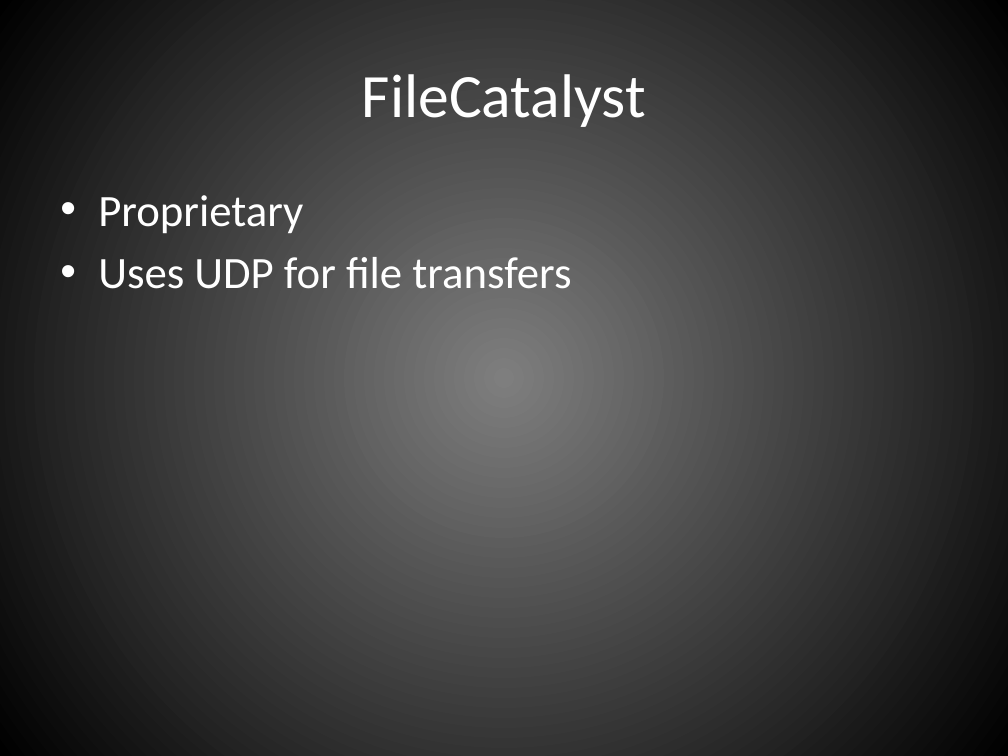
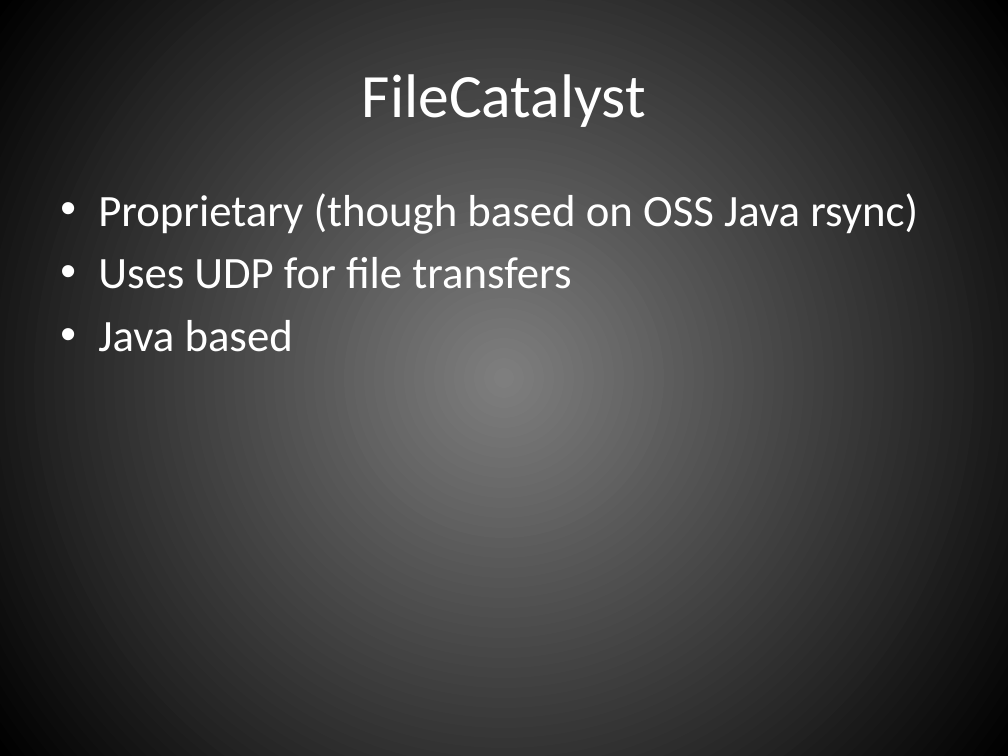
Before and after one commit to scottgal/SLRSyncUploader, a slide deck: slide 4 of Trunk/PicoDelta.pptx. Drawn at 1008x756 pixels with LibreOffice and Linux fonts; fonts in the diff are those of the drawing. Boxes give left, top, right and bottom in pixels: in the first picture for what was removed or moved away, otherwise in the second. Text is boxed around its words. In the diff, an @@ line names an element or a change of style, - is before the commit and + after.

```diff
--- a/Trunk/PicoDelta.pptx
+++ b/Trunk/PicoDelta.pptx
@@ text at (98, 193, 918, 234): text changed @@
-• Proprietary
+• Proprietary (though based on OSS Java rsync)
@@ text at (98, 320, 293, 352): paragraph added @@
+• Java based
```
Also in this commit, not shown: 1 other slide changed, 8 slides added, 1 slide removed, 24 other files.
